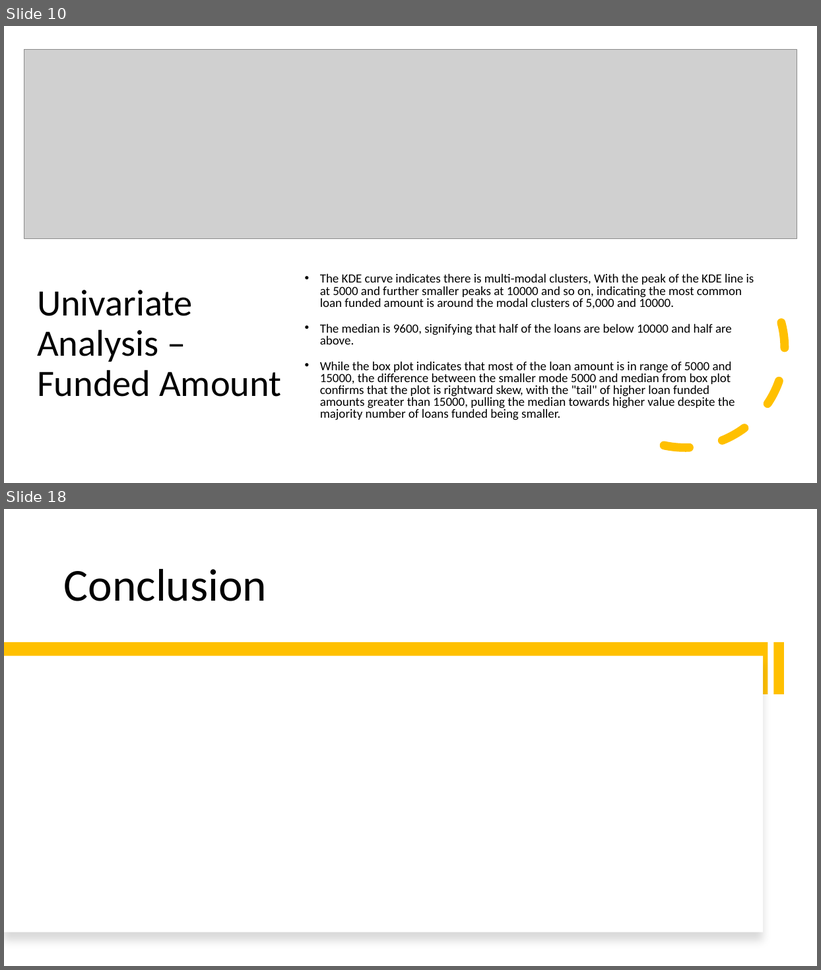
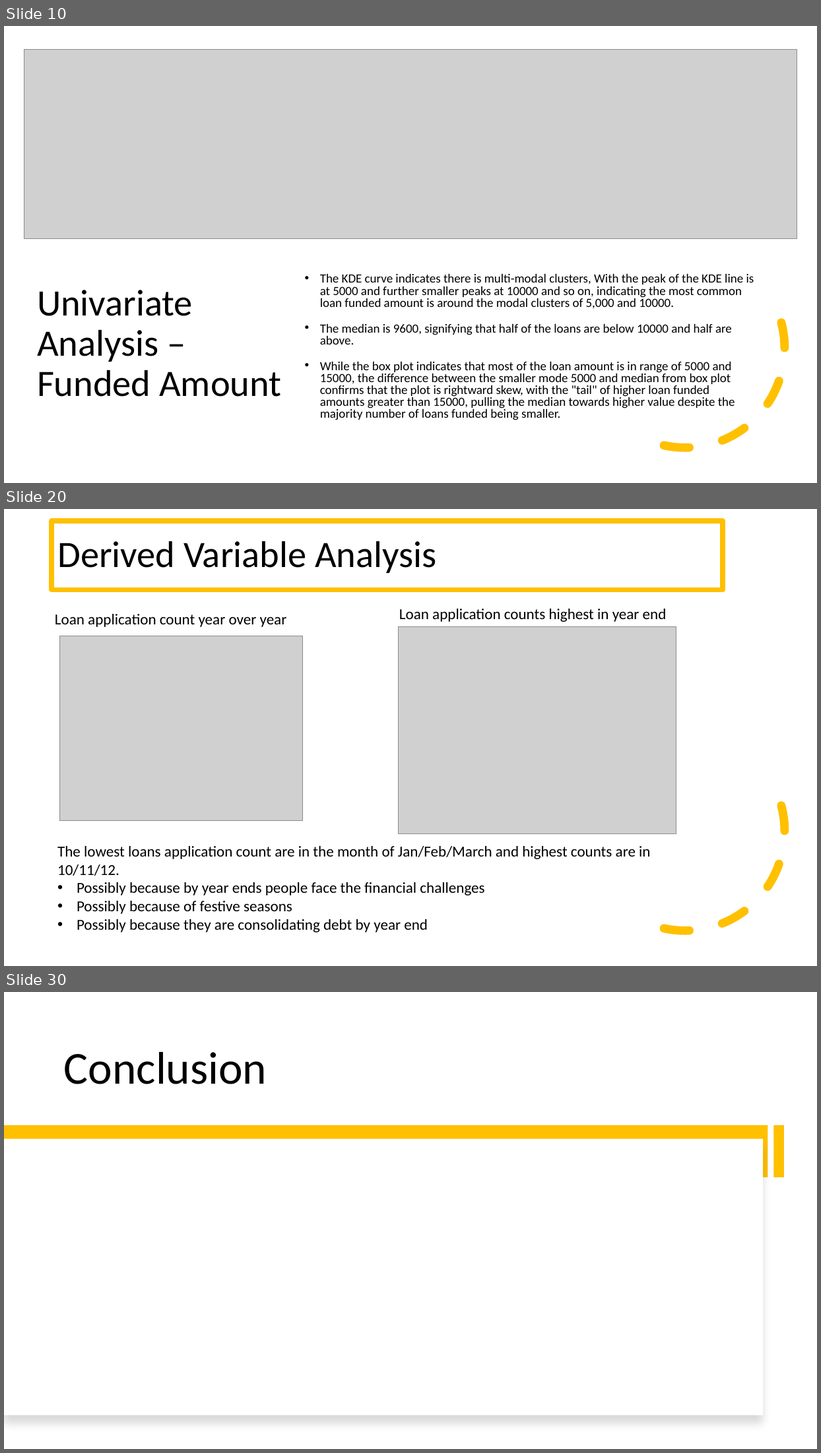
Before and after one commit to prachigoliwadekar/LendingClubCaseStudy, a slide deck: LendingClubCaseStudy.pptx. Shown one above the other, each under a label of ours: slides 10 and 18 before the commit, slides 10, 20 and 30 after it; the slides between them are not shown. The pictures are 821x970 and 821x1453 pixels, drawn with LibreOffice and Linux fonts; fonts in the diff are those of the drawing; grey boxes stand for pictures. Boxes give left, top, right and bottom in pixels: in the first picture for what was removed or moved away, otherwise in the second. Text is boxed around its words. In the diff, an @@ line names an element or a change of style, - is before the commit and + after.

```diff
--- a/LendingClubCaseStudy.pptx
+++ b/LendingClubCaseStudy.pptx
@@ slide 20 added at box(4, 509, 817, 966), background #FFFFFF @@
@@ title added at box(52, 521, 723, 590), outline #FFC000 6 pt, 44 pt, text #000000 @@
+Derived Variable Analysis
@@ text added at box(55, 614, 287, 627), 18 pt, text #000000 @@
+Loan application count year over year
@@ picture added at box(398, 627, 677, 834) @@
@@ text added at box(399, 609, 667, 622), 18 pt, text #000000 @@
+Loan application counts highest in year end
@@ picture added at box(60, 636, 303, 821) @@
@@ arc (boxed as its full ellipse) added at box(564, 710, 807, 953), outline #FFC000 10 pt dashed @@
@@ text added at box(57, 846, 650, 933), 18 pt, text #000000 @@
+The lowest loans application count are in the month of Jan/Feb/March and highest counts are in 10/11/12.
+• Possibly because by year ends people face the financial challenges
+• Possibly because of festive seasons
+• Possibly because they are consolidating debt by year end
@@ what was slide 18 is now slide 30 @@
```
Also in this commit, not shown: 7 slides changed, 13 other slides added, 1 slide removed, 1 other file.
